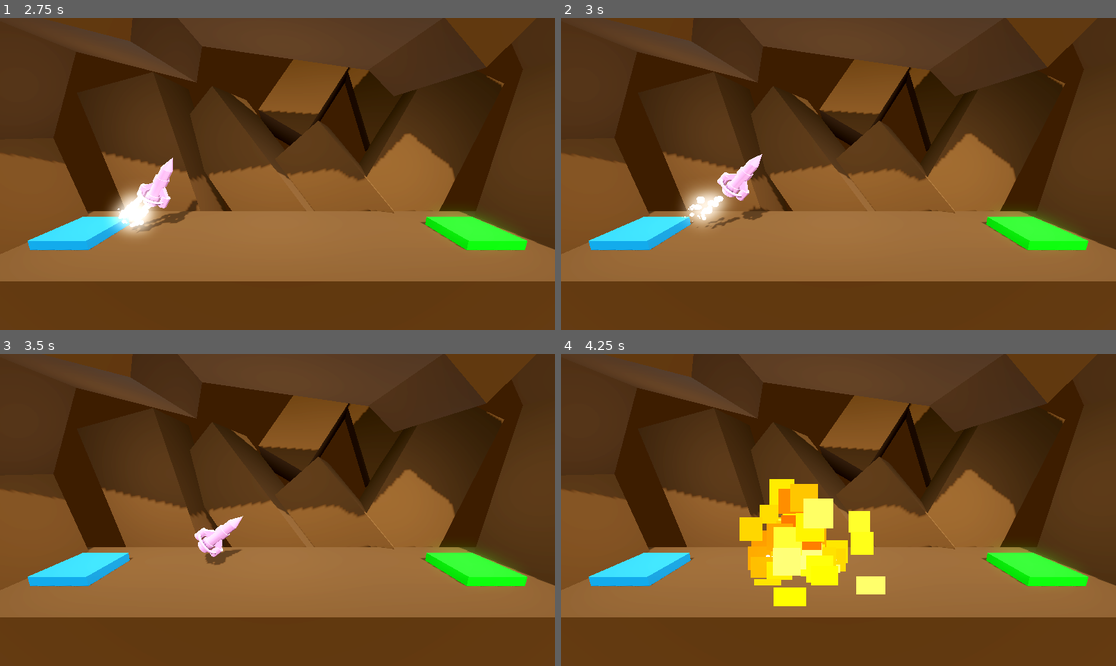
Above: before the commit, frames 1-4 (two rows, left to right).
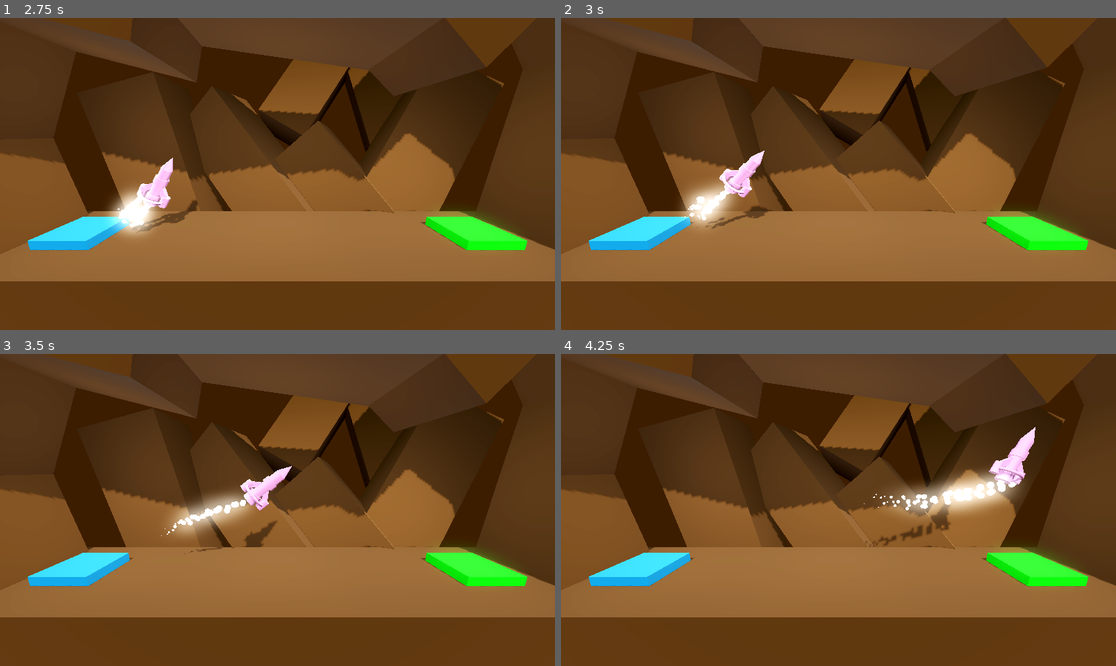
Above: after the commit, the same moments.

Repository: ivdobry/project-boost
Game: Godot game, scene res://scenes/level/level.tscn
The game is run twice, just before and just after one commit, with the same random seed, the same clock (stepped at 60 frames per second) and the same inputs.
Inputs:
- Up to frame 1 (2.75 s): tap Enter at 0.5 s; hold D (right) 0.53-1.28 s; hold Space (boost) 0.53-1.28 s; hold A (left) 1.28-2.03 s; tap Space (boost) at 1.35 s; hold D (right) from 2.03 s (still down); hold Space (boost) from 2.03 s (still down)
- Up to frame 2 (3 s): release D (right) at 2.78 s; release Space (boost) at 2.78 s; hold Up (ui_up) from 2.78 s (still down); tap Space (boost) at 2.85 s
- Up to frame 3 (3.5 s): keep holding Up (ui_up)
- Up to frame 4 (4.25 s): release Up (ui_up) at 3.53 s; hold A (left) from 3.53 s (still down); hold Space (boost) from 3.53 s (still down)

Frame 1 is identical in both runs. In frame 2, 0.5% of the frame differs, in the area x 25-39%, y 42-67%; in frame 3, 2.7%; in frame 4, 9.2%, in the area x 32-86%, y 23-81%.

Commit message:
Best level ever.

Diff:
--- a/scenes/level/level_4.tscn
+++ b/scenes/level/level_5.tscn
@@ -1,9 +1,9 @@
-[gd_scene load_steps=7 format=3 uid="uid://cw3d0b2jah22y"]
+[gd_scene load_steps=7 format=3 uid="uid://b86xb372er5nr"]
 
-[ext_resource type="Script" uid="uid://bgh8u5yt3jbv4" path="res://scenes/level/landing_pad.gd" id="1_wmkn8"]
-[ext_resource type="PackedScene" uid="uid://7toqpd4u4j18" path="res://scenes/player/player.tscn" id="2_qbgbt"]
-[ext_resource type="PackedScene" uid="uid://bpdc5k07o3q1m" path="res://scenes/hazards/moving_hazzard.tscn" id="3_qbgbt"]
-[ext_resource type="PackedScene" uid="uid://biju4t8annxox" path="res://scenes/level/background.tscn" id="4_av8io"]
+[ext_resource type="Script" uid="uid://bgh8u5yt3jbv4" path="res://scenes/level/landing_pad.gd" id="1_05m2i"]
+[ext_resource type="PackedScene" uid="uid://7toqpd4u4j18" path="res://scenes/player/player.tscn" id="2_0iva6"]
+[ext_resource type="PackedScene" uid="uid://biju4t8annxox" path="res://scenes/level/background.tscn" id="4_4kvp3"]
+[ext_resource type="PackedScene" uid="uid://cc4jvrt3jipt8" path="res://scenes/squid/saquid.tscn" id="4_05m2i"]
 
 [sub_resource type="StandardMaterial3D" id="StandardMaterial3D_h3e3j"]
 albedo_color = Color(0.07080033, 0.48068637, 0.7264092, 1)
@@ -24,19 +24,18 @@
 use_collision = true
 size = Vector3(2, 0.4, 2)
 material = SubResource("StandardMaterial3D_nbgty")
-script = ExtResource("1_wmkn8")
+script = ExtResource("1_05m2i")
 file_path = "uid://cv7a0tkq8d5us"
 
 [node name="Camera3D" type="Camera3D" parent="."]
 transform = Transform3D(1, 0, 0, 0, 0.9799769, 0.19911139, 0, -0.19911139, 0.9799769, 0, 4, 7.32)
 
-[node name="Player" parent="." instance=ExtResource("2_qbgbt")]
+[node name="Player" parent="." instance=ExtResource("2_0iva6")]
 transform = Transform3D(1, 0, 0, 0, 1, 0, 0, 0, 1, -7.5, 1.4, 0)
 
-[node name="MovingHazzard" parent="." instance=ExtResource("3_qbgbt")]
-transform = Transform3D(1, 0, 0, 0, 1, 0, 0, 0, 1, 0, 2.201985, 0)
-destination = Vector3(0, 2, 0)
-duration = 3.0
+[node name="Floor" parent="." instance=ExtResource("4_4kvp3")]
+transform = Transform3D(1, 0, 0, 0, 1, 0, 0, 0, 1, 0, -4, 0)
 
-[node name="Floor" parent="." instance=ExtResource("4_av8io")]
-transform = Transform3D(1, 0, 0, 0, 1, 0, 0, 0, 1, 0, -4, 0)
+[node name="Squid" parent="." instance=ExtResource("4_05m2i")]
+transform = Transform3D(1, 0, 0, 0, 1, 0, 0, 0, 1, -1.4632493, 2.7967706, 0)
+destination = Vector3(18, 0, 0)
--- a/scenes/player/player.gd
+++ b/scenes/player/player.gd
@@ -16,7 +16,7 @@
 
 # Called every frame. 'delta' is the elapsed time since the previous frame.
 func _process(delta: float) -> void:
-	if Input.is_action_pressed("boost"):
+	if Input.is_action_pressed("boost") || Input.is_action_pressed("ui_up"):
 		apply_central_force(basis.y * delta * thrust)
 		booster_particles.emitting = true
 		if rocket_audio.playing == false:
@@ -25,13 +25,13 @@
 		booster_particles.emitting = false
 		rocket_audio.stop()
 
-	if Input.is_action_pressed("left"):
+	if Input.is_action_pressed("left") || Input.is_action_pressed("ui_left"):
 		apply_torque(Vector3(0.0, 0.0 , rotation_speed * delta))
 		right_booster_particles.emitting = true
 	else:
 		right_booster_particles.emitting = false
 
-	if Input.is_action_pressed("right"):
+	if Input.is_action_pressed("right") || Input.is_action_pressed("ui_right"):
 		left_booster_particles.emitting = true
 		apply_torque(Vector3(0.0, 0.0 , -rotation_speed * delta))
 	else:
--- /dev/null
+++ b/scenes/squid/saquid.gd
@@ -0,0 +1,21 @@
+extends Node3D
+
+@export var destination: Vector3
+@export var duration: float = 6
+
+func _ready() -> void:
+	var tween: Tween = create_tween()
+	tween.set_loops(0)
+	tween.set_trans(Tween.TRANS_SINE)
+	tween.tween_property(self, "global_position", global_position + Vector3(1,1,0), duration / 6)
+	tween.tween_property(self, "global_position", global_position + Vector3(2,-1,0), duration / 6)
+	tween.tween_property(self, "global_position", global_position + Vector3(3,1,0), duration / 6)
+	tween.tween_property(self, "global_position", global_position + Vector3(4,-1,0), duration / 6)
+	tween.tween_property(self, "global_position", global_position + Vector3(5,1,0), duration / 6)
+	tween.tween_property(self, "global_position", global_position + Vector3(6,-1,0), duration / 6)
+	tween.tween_property(self, "global_position", global_position + Vector3(5,1,0), duration / 6)
+	tween.tween_property(self, "global_position", global_position + Vector3(4,-1,0), duration / 6)
+	tween.tween_property(self, "global_position", global_position + Vector3(3,1,0), duration / 6)
+	tween.tween_property(self, "global_position", global_position + Vector3(2,-1,0), duration / 6)
+	tween.tween_property(self, "global_position", global_position + Vector3(1,1,0), duration / 6)
+	tween.tween_property(self, "global_position", global_position + Vector3(0,-1,0), duration / 6)
--- /dev/null
+++ b/scenes/squid/saquid.tscn
@@ -0,0 +1,56 @@
+[gd_scene load_steps=7 format=3 uid="uid://cc4jvrt3jipt8"]
+
+[ext_resource type="Script" uid="uid://ca5221gndh0rg" path="res://scenes/squid/saquid.gd" id="1_17vsp"]
+
+[sub_resource type="StandardMaterial3D" id="StandardMaterial3D_oqh8p"]
+albedo_color = Color(0.5670669, 0.15784594, 0.6608951, 1)
+
+[sub_resource type="CapsuleMesh" id="CapsuleMesh_17vsp"]
+height = 1.6
+
+[sub_resource type="CapsuleMesh" id="CapsuleMesh_l7kso"]
+radius = 0.1
+height = 1.0
+
+[sub_resource type="CylinderMesh" id="CylinderMesh_17vsp"]
+top_radius = 0.1
+bottom_radius = 0.1
+height = 0.1
+
+[sub_resource type="CapsuleShape3D" id="CapsuleShape3D_17vsp"]
+height = 1.598877
+
+[node name="Node3D" type="AnimatableBody3D" groups=["Hazard"]]
+script = ExtResource("1_17vsp")
+
+[node name="MeshInstance3D" type="MeshInstance3D" parent="."]
+transform = Transform3D(1, 0, 0, 0, 1, 0, 0, 0, 1, 0, -0.1903728, 0)
+material_override = SubResource("StandardMaterial3D_oqh8p")
+mesh = SubResource("CapsuleMesh_17vsp")
+
+[node name="MeshInstance3D2" type="MeshInstance3D" parent="."]
+transform = Transform3D(0.93509203, 0.35440534, 0, -0.35440534, 0.93509203, 0, 0, 0, 1, -0.46704233, -1.1773132, 0)
+material_override = SubResource("StandardMaterial3D_oqh8p")
+mesh = SubResource("CapsuleMesh_l7kso")
+
+[node name="MeshInstance3D3" type="MeshInstance3D" parent="."]
+transform = Transform3D(0.8698913, -0.4932437, 0, 0.4932437, 0.8698913, 0, 0, 0, 1, 0.547696, -1.1773132, 0)
+material_override = SubResource("StandardMaterial3D_oqh8p")
+mesh = SubResource("CapsuleMesh_l7kso")
+
+[node name="MeshInstance3D4" type="MeshInstance3D" parent="."]
+transform = Transform3D(0.9999292, 0.011920333, 0, -0.011920333, 0.9999292, 0, 0, 0, 1, 0.026723742, -1.1773132, 0)
+material_override = SubResource("StandardMaterial3D_oqh8p")
+mesh = SubResource("CapsuleMesh_l7kso")
+
+[node name="MeshInstance3D5" type="MeshInstance3D" parent="."]
+transform = Transform3D(1, 0, 0, 0, 0.057668593, -0.9983359, 0, 0.9983359, 0.057668593, -0.2, 0.5, 0.332)
+mesh = SubResource("CylinderMesh_17vsp")
+
+[node name="MeshInstance3D6" type="MeshInstance3D" parent="."]
+transform = Transform3D(1, 0, 0, 0, 0.057668593, -0.9983359, 0, 0.9983359, 0.057668593, 0.2, 0.5, 0.35)
+mesh = SubResource("CylinderMesh_17vsp")
+
+[node name="CollisionShape3D" type="CollisionShape3D" parent="."]
+transform = Transform3D(1, 0, 0, 0, 1, 0, 0, 0, 1, 0, -0.20056152, 0)
+shape = SubResource("CapsuleShape3D_17vsp")
Not shown, added: scenes/squid/saquid.gd.uid
